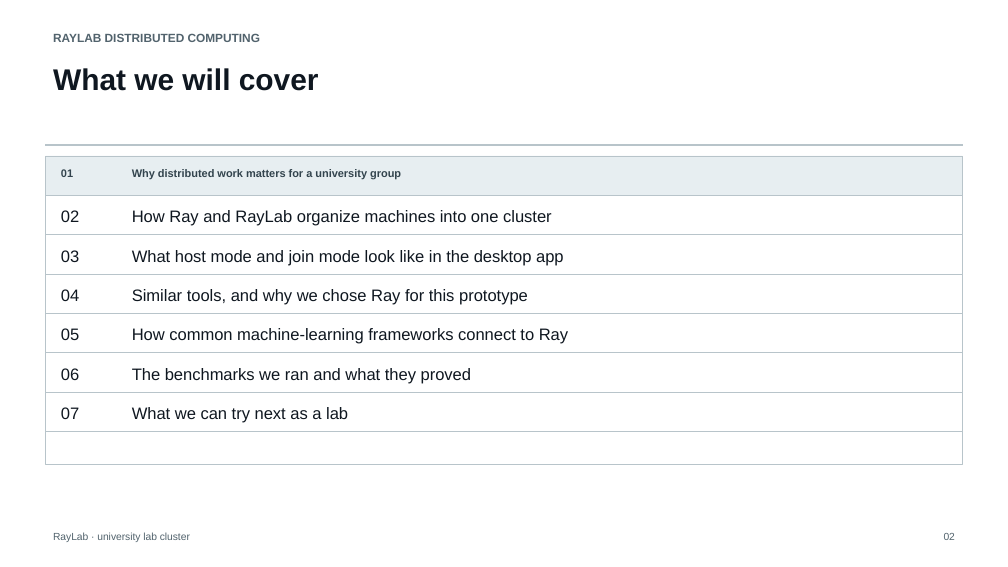
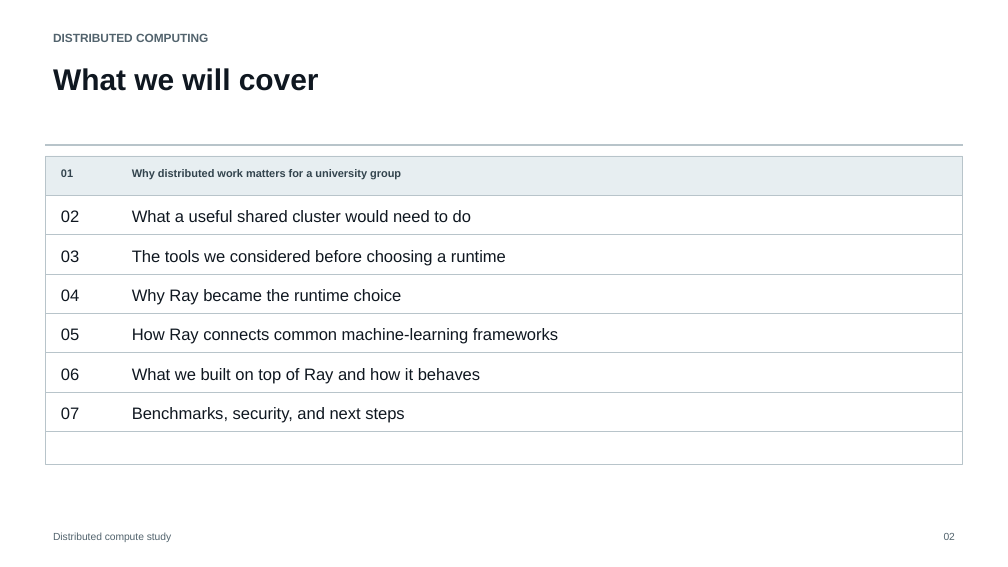
Before and after one commit to pianistprogrammer/RayLab, a slide deck: slide 2 of presentation/RayLab_Distributed_Computing_University_Talk.pptx. Drawn at 1008x567 pixels with LibreOffice and Linux fonts; fonts in the diff are those of the drawing. Boxes give left, top, right and bottom in pixels: in the first picture for what was removed or moved away, otherwise in the second. Text is boxed around its words. In the diff, an @@ line names an element or a change of style, - is before the commit and + after.

```diff
--- a/presentation/RayLab_Distributed_Computing_University_Talk.pptx
+++ b/presentation/RayLab_Distributed_Computing_University_Talk.pptx
@@ text at [53,34,208,42]: text changed @@
-RAYLAB DISTRIBUTED COMPUTING
+DISTRIBUTED COMPUTING
@@ text at [132,210,471,222]: text changed @@
-How Ray and RayLab organize machines into one cluster
+What a useful shared cluster would need to do
@@ text at [132,250,506,266]: text changed @@
-What host mode and join mode look like in the desktop app
+The tools we considered before choosing a runtime
@@ text at [132,289,402,305]: text changed @@
-Similar tools, and why we chose Ray for this prototype
+Why Ray became the runtime choice
@@ text at [132,328,558,344]: text changed @@
-How common machine-learning frameworks connect to Ray
+How Ray connects common machine-learning frameworks
@@ text at [132,368,480,384]: text changed @@
-The benchmarks we ran and what they proved
+What we built on top of Ray and how it behaves
@@ text at [132,407,404,423]: text changed @@
-What we can try next as a lab
+Benchmarks, security, and next steps
@@ text at [53,532,171,542]: text changed @@
-RayLab · university lab cluster
+Distributed compute study
```
Also in this commit, not shown: 9 other slides changed, 3 slides added, 34 other files.
